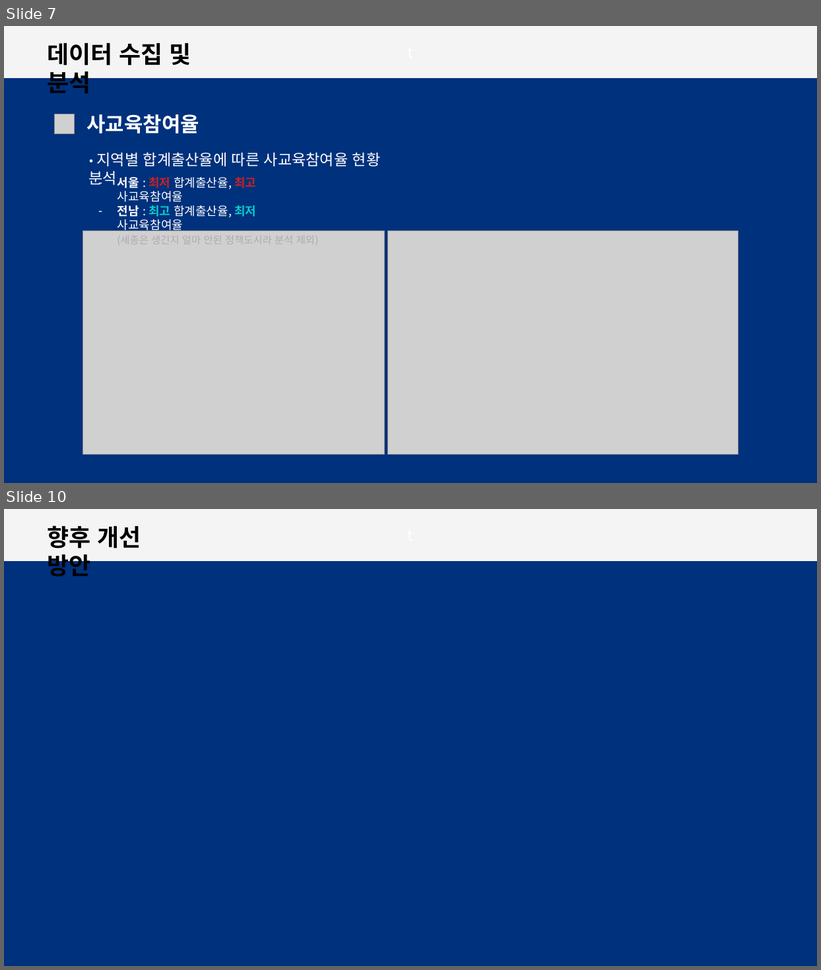
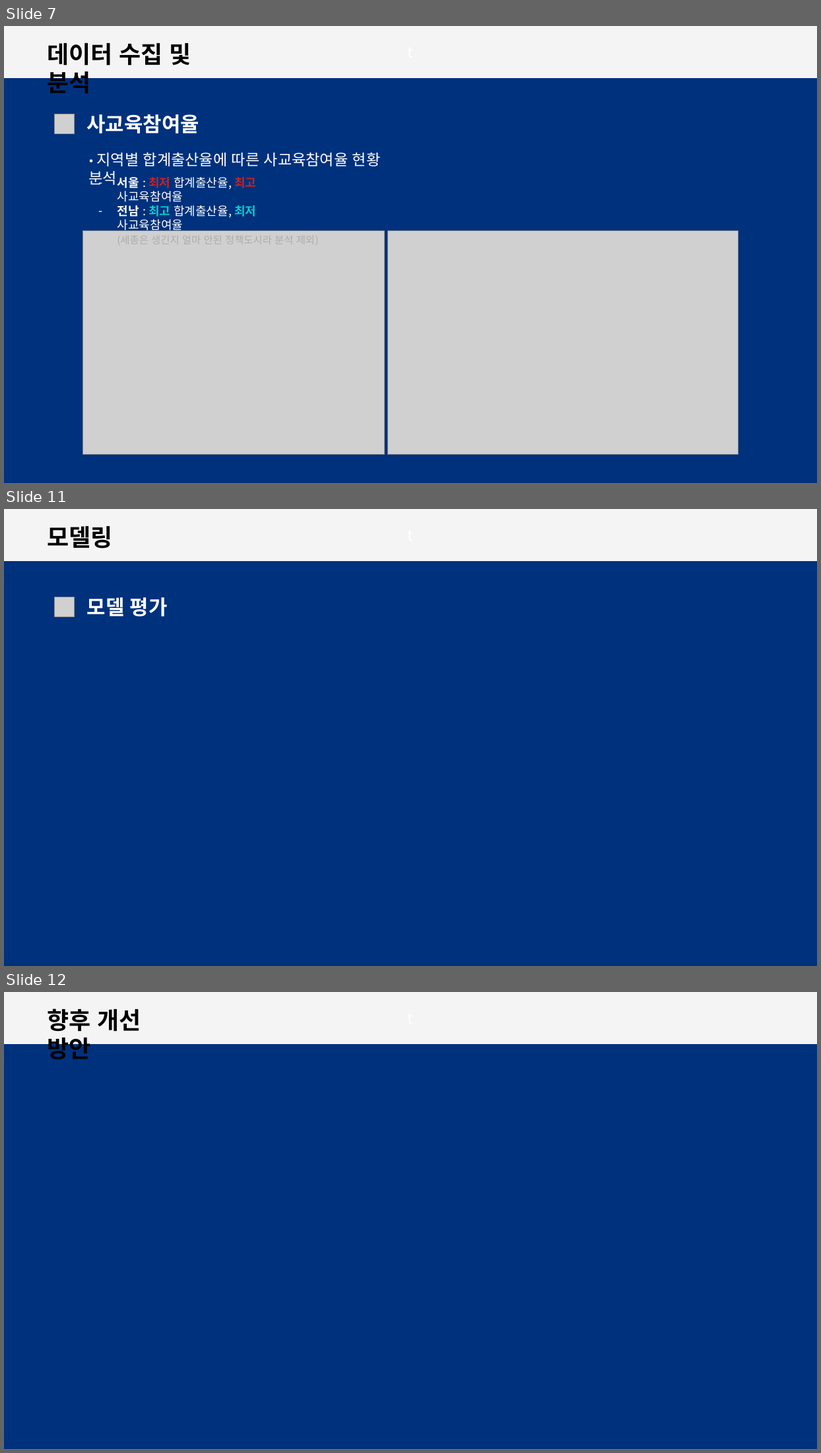
Before and after one commit to gun8217/conda, a slide deck: project/01. machine learning/자료/더 이상 미룰 수 없는 초저출산 극복.pptx. Shown one above the other, each under a label of ours: slides 7 and 10 before the commit, slides 7, 11 and 12 after it; the slides between them are not shown. The pictures are 821x970 and 821x1453 pixels, drawn with LibreOffice and Linux fonts; fonts in the diff are those of the drawing; grey boxes stand for pictures; background and template pictures are left out. Boxes give left, top, right and bottom in pixels: in the first picture for what was removed or moved away, otherwise in the second. Text is boxed around its words. In the diff, an @@ line names an element or a change of style, - is before the commit and + after.

```diff
--- a/project/01. machine learning/자료/더 이상 미룰 수 없는 초저출산 극복.pptx
+++ b/project/01. machine learning/자료/더 이상 미룰 수 없는 초저출산 극복.pptx
@@ slide 11 added at box(4, 509, 817, 966), background #00317D; not listed: 1 template element that a slide beside it also shows @@
@@ text added at box(48, 526, 113, 549), 28 pt, text #000000, bold @@
+모델링
@@ picture added at box(55, 597, 74, 617) @@
@@ text added at box(87, 597, 168, 617), 24 pt, text #FFFFFF, bold @@
+모델 평가
@@ what was slide 10 is now slide 12 @@
```
Also in this commit, not shown: 1 slide changed, 2 other slides added, 4 slides removed.
